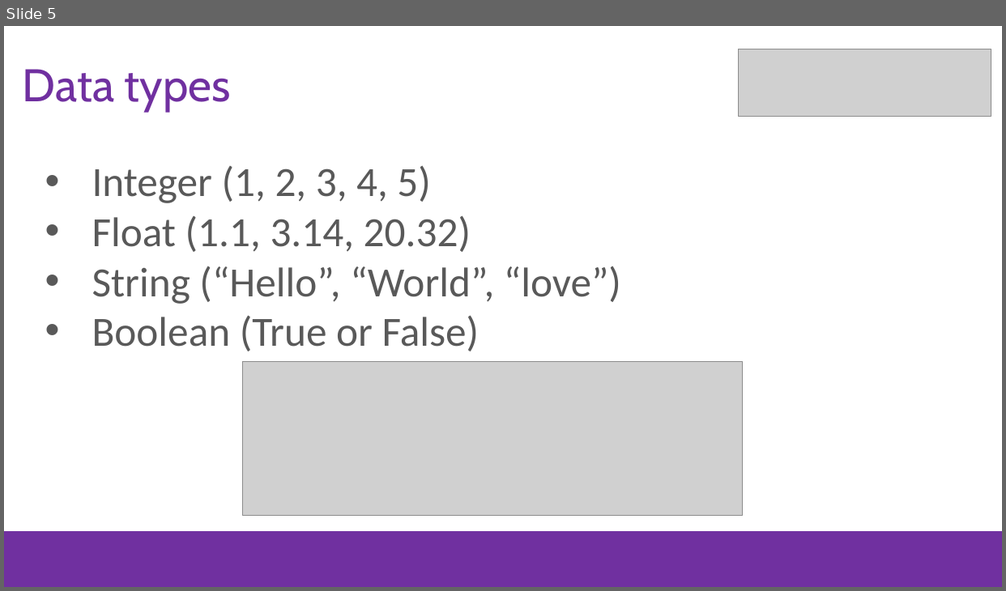
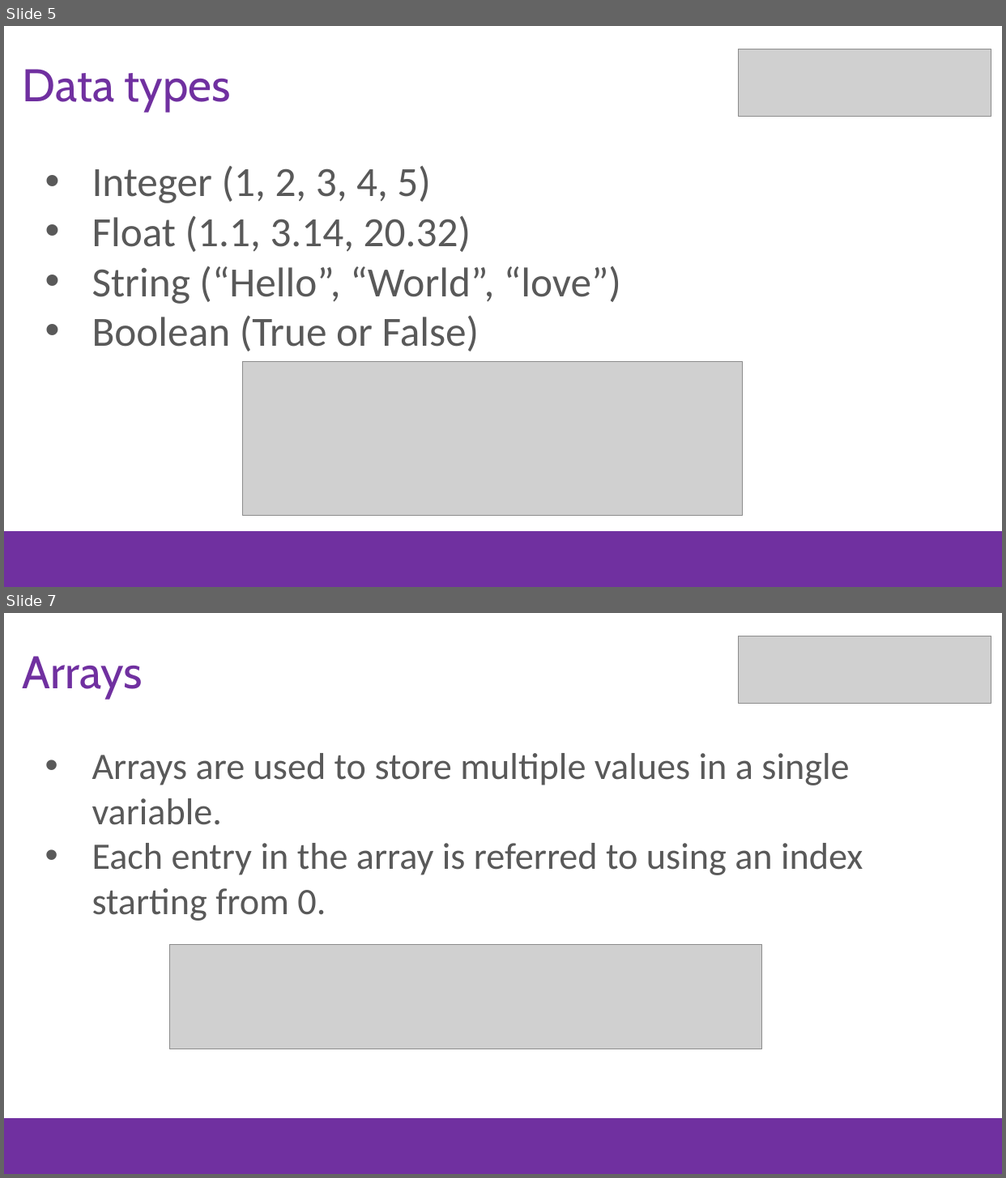
Before and after one commit to stho382/Intro-To-Web-Developement, a slide deck: presentation_slides/JavaSript.pptx. Shown one above the other, each under a label of ours: slide 5 before the commit, slides 5 and 7 after it; the slides between them are not shown. The pictures are 1006x591 and 1006x1178 pixels, drawn with LibreOffice and Linux fonts; fonts in the diff are those of the drawing; grey boxes stand for pictures; background and template pictures are left out. Boxes give left, top, right and bottom in pixels: in the first picture for what was removed or moved away, otherwise in the second. Text is boxed around its words. In the diff, an @@ line names an element or a change of style, - is before the commit and + after.

Commit message:
Added more JS slides

```diff
--- a/presentation_slides/JavaSript.pptx
+++ b/presentation_slides/JavaSript.pptx
@@ slide 7 added at (4, 613, 1002, 1174), background #FFFFFF; not listed: 1 template element that a slide beside it also shows @@
@@ picture added at (739, 636, 991, 704) @@
@@ text added at (23, 656, 143, 699), 44 pt, text #7030A0 @@
+Arrays
@@ text added at (92, 753, 863, 921), 36 pt, text #595959 @@
+• Arrays are used to store multiple values in a single variable.
+• Each entry in the array is referred to using an index starting from 0.
@@ picture added at (169, 945, 762, 1050) @@
```
Also in this commit, not shown: 4 other slides added, 1 slide removed.
